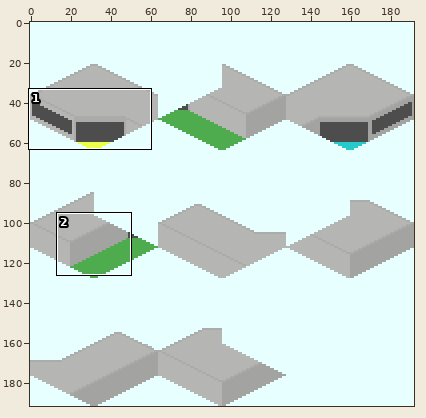
Sprite sheet, stored at source/png/Simple_Station_Mon-2.png. The picture above shows the old version from afar; the outline marks the close-up.
Close-up. Earlier state:
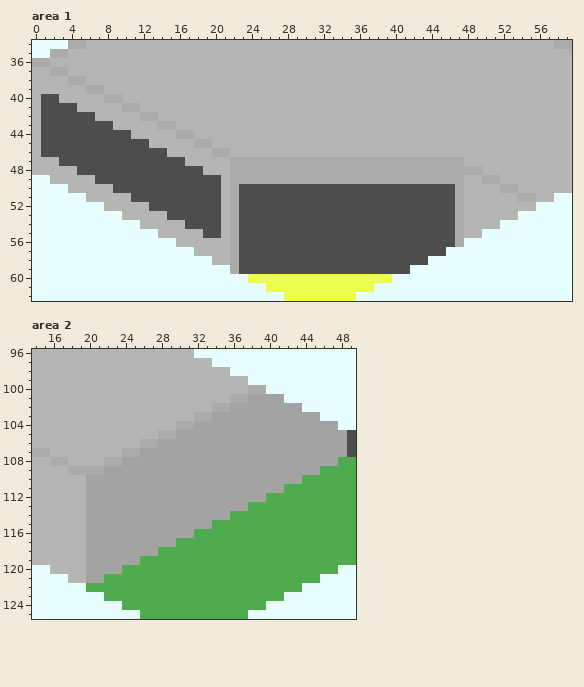
The file is 192x192 pixels. Colours within 5 levels of each other are drawn and written as one. Shown: area 1: x 0..59, y 34..62; area 2: x 14..49, y 96..125. The commit also changed other parts of the picture, which this record leaves out.
The result:
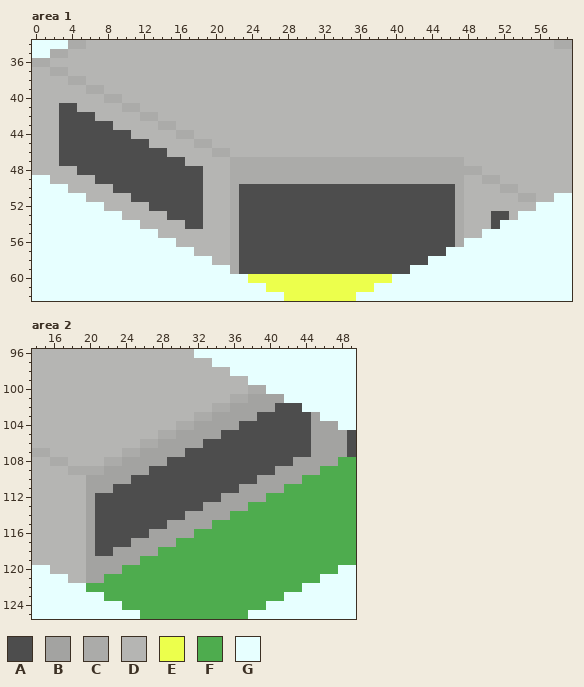
Palette (. is transparent): A #4d4d4d  B #a3a3a1  C #ababa9  D #b5b5b3  E #ecff4c  F #4eac4e  G #e7ffff
What changed:
{"where": "area 1"}
{"y":40,"x":1,"old":"AA","new":"DD"}
{"y":41,"x":1,"old":"AA","new":"DD"}
{"y":42,"x":1,"old":"AA","new":"DD"}
{"y":43,"x":1,"old":"AA","new":"DD"}
{"y":44,"x":1,"old":"AA","new":"DD"}
{"y":45,"x":1,"old":"AA","new":"DD"}
{"y":46,"x":1,"old":"AA","new":"DD"}
{"y":49,"x":19,"old":"AA","new":"DD"}
{"y":50,"x":19,"old":"AA","new":"DD"}
{"y":51,"x":19,"old":"AA","new":"DD"}
{"y":52,"x":19,"old":"AA","new":"DD"}
{"y":53,"x":19,"old":"AA","new":"DD"}
{"y":53,"x":51,"old":"DD","new":"AA"}
{"y":54,"x":19,"old":"AA","new":"DD"}
{"y":54,"x":51,"old":"D","new":"A"}
{"y":55,"x":19,"old":"AA","new":"DD"}
{"where": "area 2"}
{"y":102,"x":41,"old":"BBB","new":"AAA"}
{"y":103,"x":39,"old":"BBBBBB","new":"AAAAAA"}
{"y":104,"x":37,"old":"BBBBBBBB","new":"AAAAAAAA"}
{"y":105,"x":35,"old":"BBBBBBBBBB","new":"AAAAAAAAAA"}
{"y":106,"x":33,"old":"BBBBBBBBBBBB","new":"AAAAAAAAAAAA"}
{"y":107,"x":31,"old":"BBBBBBBBBBBBBB","new":"AAAAAAAAAAAAAA"}
{"y":108,"x":29,"old":"BBBBBBBBBBBBBB","new":"AAAAAAAAAAAAAA"}
{"y":109,"x":27,"old":"BBBBBBBBBBBBBB","new":"AAAAAAAAAAAAAA"}
{"y":110,"x":25,"old":"BBBBBBBBBBBBBB","new":"AAAAAAAAAAAAAA"}
{"y":111,"x":23,"old":"BBBBBBBBBBBBBB","new":"AAAAAAAAAAAAAA"}
{"y":112,"x":21,"old":"BBBBBBBBBBBBBB","new":"AAAAAAAAAAAAAA"}
{"y":113,"x":21,"old":"BBBBBBBBBBBB","new":"AAAAAAAAAAAA"}
{"y":114,"x":21,"old":"BBBBBBBBBB","new":"AAAAAAAAAA"}
{"y":115,"x":21,"old":"BBBBBBBB","new":"AAAAAAAA"}
{"y":116,"x":21,"old":"BBBBBB","new":"AAAAAA"}
{"y":117,"x":21,"old":"BBBB","new":"AAAA"}
{"y":118,"x":21,"old":"BB","new":"AA"}
{"label":"changed","picture_box":[41,94,59,157]}
{"label":"changed","picture_box":[203,175,221,238]}
{"label":"changed","picture_box":[491,211,509,229]}
{"label":"changed","picture_box":[95,403,311,556]}
